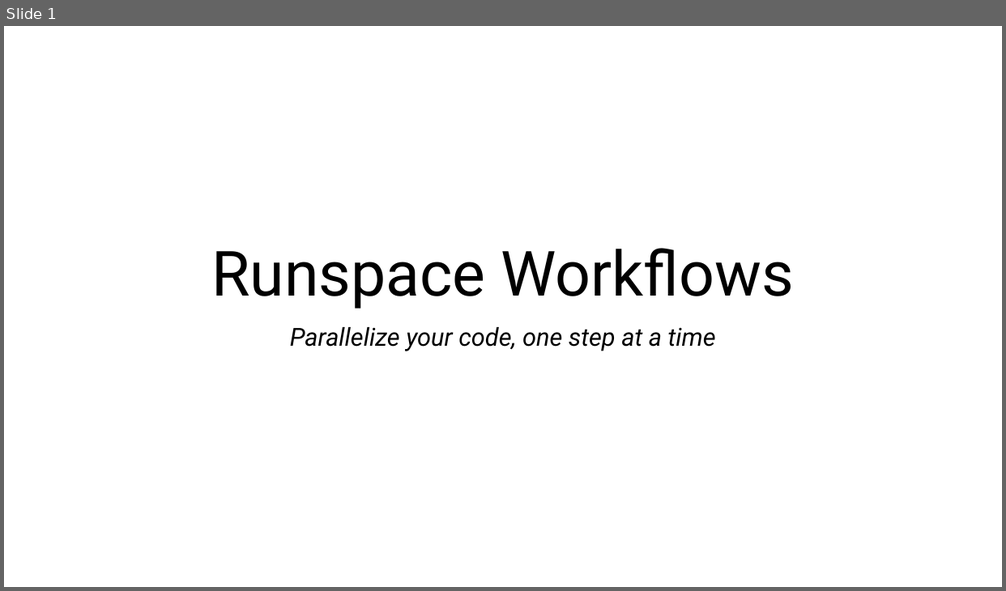
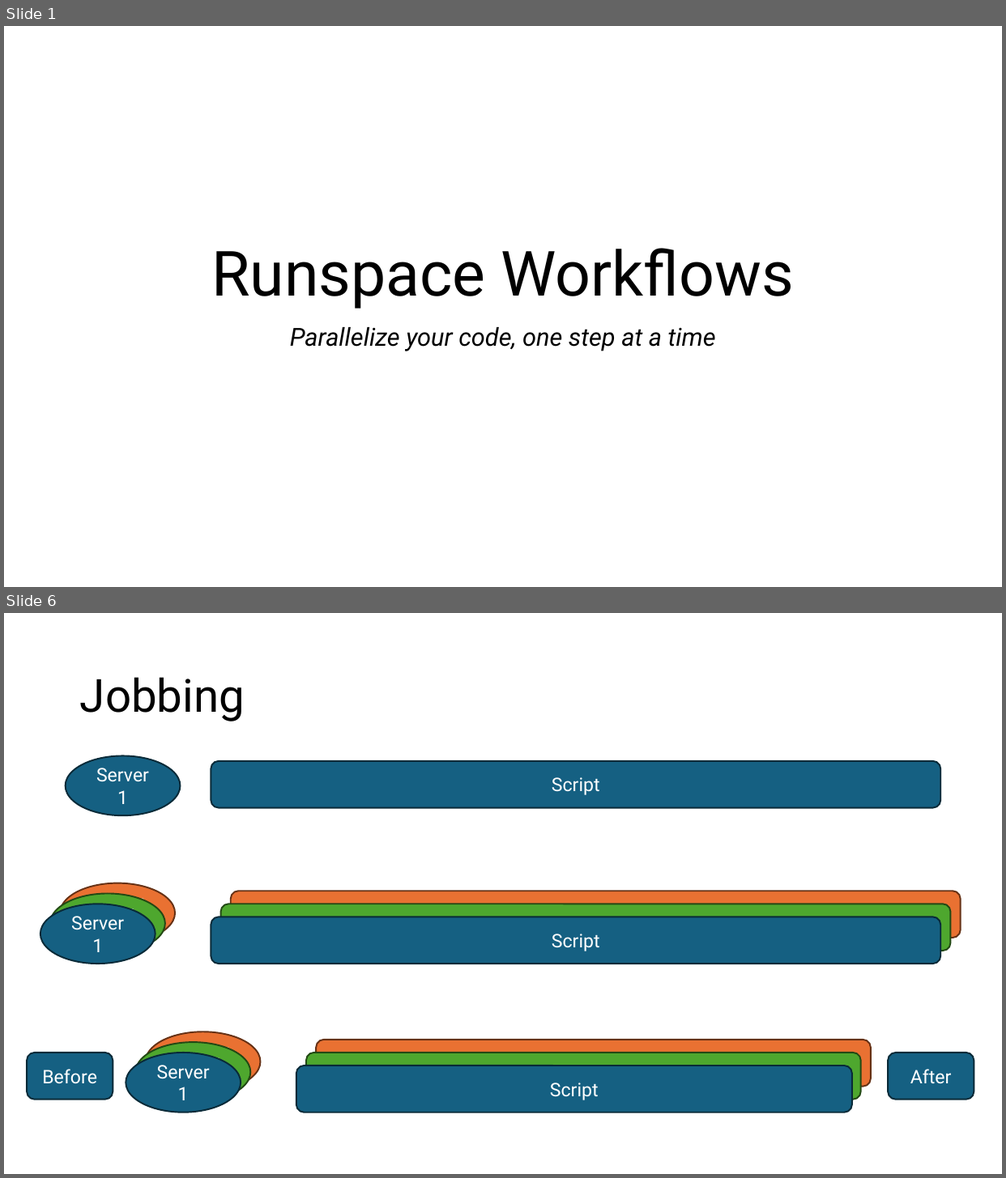
Before and after one commit to FriedrichWeinmann/P2024-PSSummit-RunspaceWorkflows, a slide deck: Slides/P2024-PSSummit-RunspaceWorkflows.pptx. Shown one above the other, each under a label of ours: slide 1 before the commit, slides 1 and 6 after it; the slides between them are not shown. The pictures are 1006x591 and 1006x1178 pixels, drawn with LibreOffice and Linux fonts; fonts in the diff are those of the drawing. Boxes give left, top, right and bottom in pixels: in the first picture for what was removed or moved away, otherwise in the second. Text is boxed around its words. In the diff, an @@ line names an element or a change of style, - is before the commit and + after.

```diff
--- a/Slides/P2024-PSSummit-RunspaceWorkflows.pptx
+++ b/Slides/P2024-PSSummit-RunspaceWorkflows.pptx
@@ slide 6 added at box(4, 613, 1002, 1174), background #FFFFFF @@
@@ title added at box(80, 677, 245, 722), 44 pt, text #000000 @@
+Jobbing
@@ ellipse added at box(66, 756, 180, 815), fill #156082, outline #092A39 1.5 pt, 18 pt, text #FFFFFF @@
+Server 1
@@ rounded rectangle added at box(211, 761, 940, 807), fill #156082, outline #092A39 1.5 pt, 18 pt, text #FFFFFF @@
+Script
@@ ellipse added at box(50, 894, 165, 954), fill #4EA72E, outline #224914 1.5 pt, 18 pt, text #FFFFFF @@
+Server 1
@@ ellipse added at box(60, 884, 175, 943), fill #E97132, outline #663216 1.5 pt, 18 pt, text #FFFFFF @@
+Server 1
@@ rounded rectangle added at box(231, 892, 961, 938), fill #E97132, outline #663216 1.5 pt, 18 pt, text #FFFFFF @@
+Script
@@ ellipse added at box(40, 905, 155, 964), fill #156082, outline #092A39 1.5 pt, 18 pt, text #FFFFFF @@
+Server 1
@@ rounded rectangle added at box(211, 917, 940, 964), fill #156082, outline #092A39 1.5 pt, 18 pt, text #FFFFFF @@
+Script
@@ rounded rectangle added at box(221, 905, 951, 951), fill #4EA72E, outline #224914 1.5 pt, 18 pt, text #FFFFFF @@
+Script
@@ ellipse added at box(136, 1043, 250, 1102), fill #4EA72E, outline #224914 1.5 pt, 18 pt, text #FFFFFF @@
+Server 1
@@ ellipse added at box(146, 1033, 260, 1093), fill #E97132, outline #663216 1.5 pt, 18 pt, text #FFFFFF @@
+Server 1
@@ rounded rectangle added at box(316, 1040, 871, 1086), fill #E97132, outline #663216 1.5 pt, 18 pt, text #FFFFFF @@
+Script
@@ rounded rectangle added at box(27, 1053, 113, 1100), fill #156082, outline #092A39 1.5 pt, 18 pt, text #FFFFFF @@
+Before
@@ ellipse added at box(126, 1053, 241, 1113), fill #156082, outline #092A39 1.5 pt, 18 pt, text #FFFFFF @@
+Server 1
@@ rounded rectangle added at box(296, 1066, 851, 1112), fill #156082, outline #092A39 1.5 pt, 18 pt, text #FFFFFF @@
+Script
@@ rounded rectangle added at box(306, 1053, 861, 1100), fill #4EA72E, outline #224914 1.5 pt, 18 pt, text #FFFFFF @@
+Script
@@ rounded rectangle added at box(889, 1053, 974, 1100), fill #156082, outline #092A39 1.5 pt, 18 pt, text #FFFFFF @@
+After
```
Also in this commit, not shown: 2 slides changed, 5 other slides added, 7 other files.
